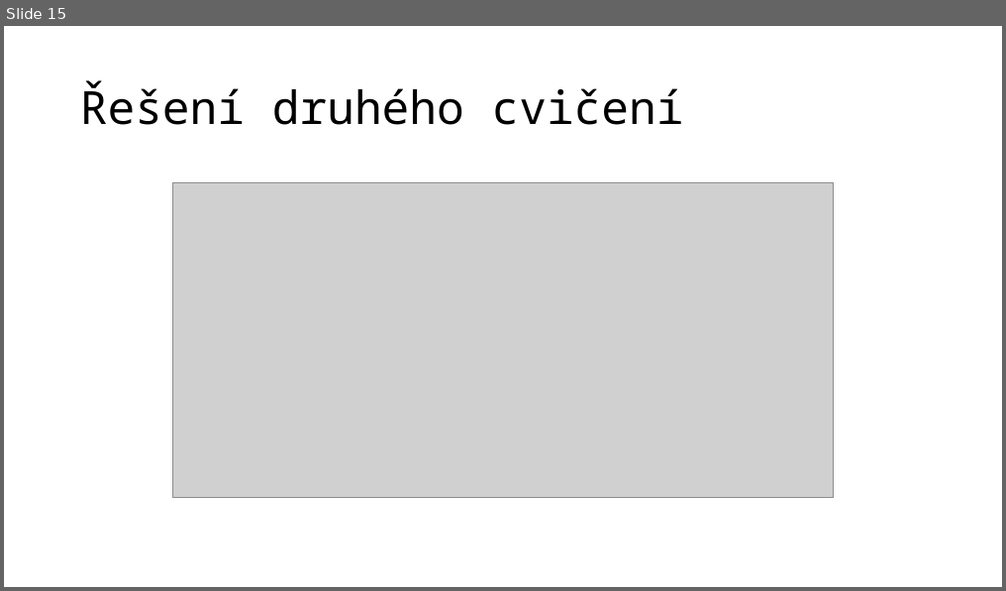
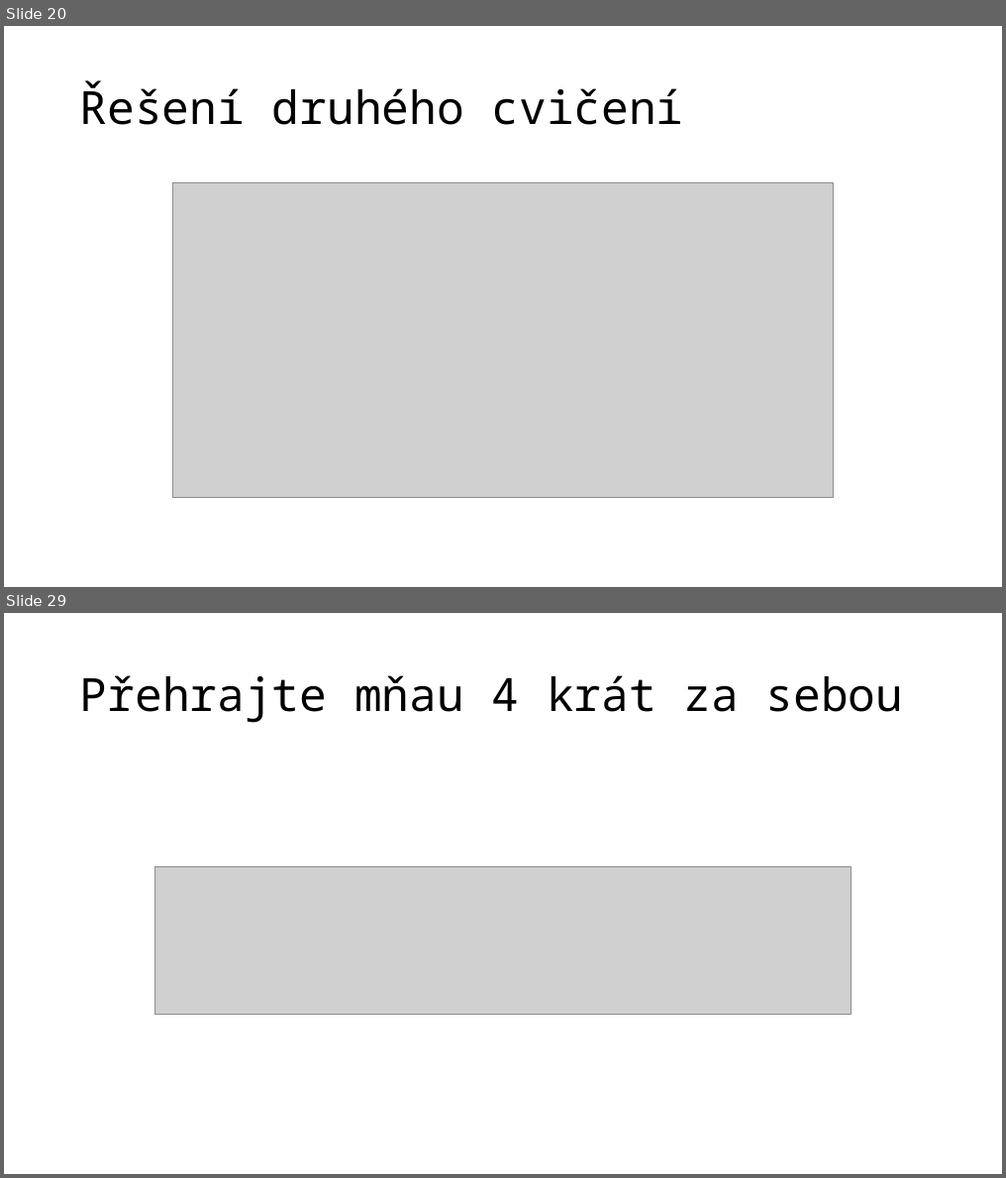
Before and after one commit to jaywor1/scratch, a slide deck: Blokové programování2.pptx. Shown one above the other, each under a label of ours: slide 15 before the commit, slides 20 and 29 after it; the slides between them are not shown. The pictures are 1006x591 and 1006x1178 pixels, drawn with LibreOffice and Linux fonts; fonts in the diff are those of the drawing; grey boxes stand for pictures. Boxes give left, top, right and bottom in pixels: in the first picture for what was removed or moved away, otherwise in the second. Text is boxed around its words. In the diff, an @@ line names an element or a change of style, - is before the commit and + after.

```diff
--- a/Blokové programování2.pptx
+++ b/Blokové programování2.pptx
@@ slide 29 added at <box>4,613,1002,1174</box>, background #FFFFFF @@
@@ title added at <box>80,675,904,723</box>, 44 pt, text #000000 @@
+Přehrajte mňau 4 krát za sebou
@@ picture added at <box>154,866,850,1015</box> @@
@@ what was slide 15 is now slide 20 @@
```
Also in this commit, not shown: 22 other slides added, 3 slides removed.
